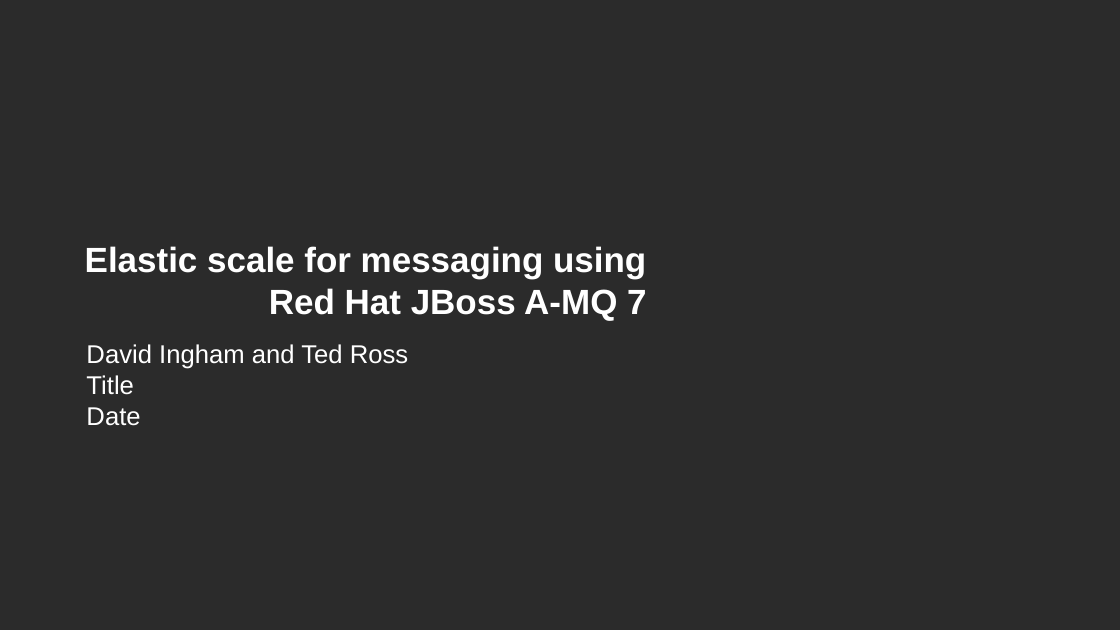
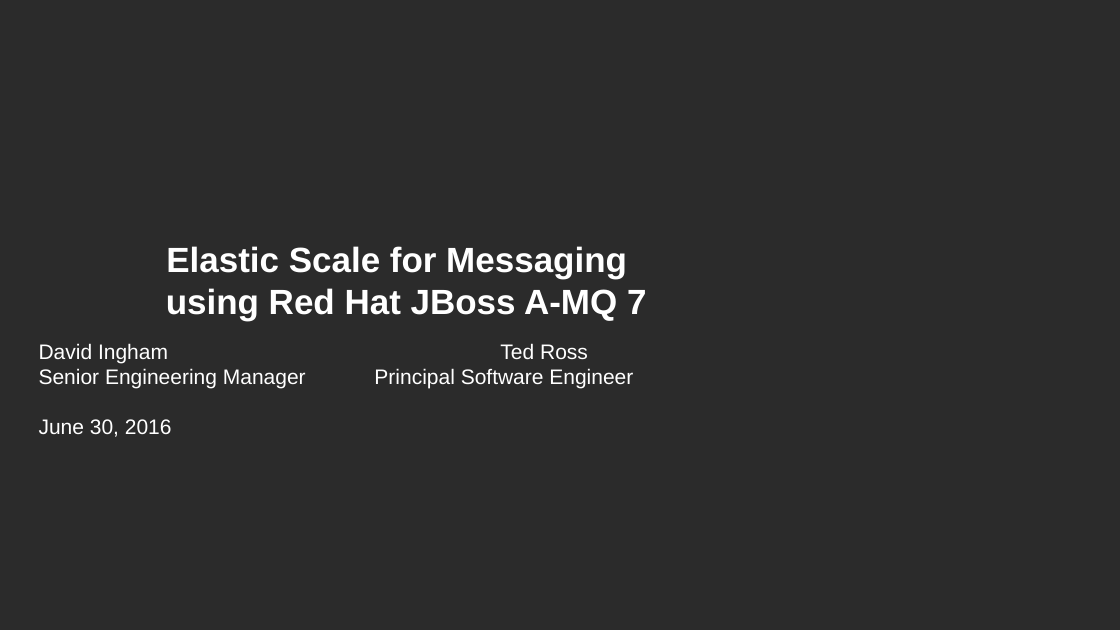
Before and after one commit to ted-ross/summit2016, a slide deck: slide 1 of slides/ElasticScale.odp. Drawn at 1120x630 pixels with LibreOffice and Linux fonts; fonts in the diff are those of the drawing; background and template pictures are left out; a plain dark background stands for a picture behind light text. Boxes give left, top, right and bottom in pixels: in the first picture for what was removed or moved away, otherwise in the second. Text is boxed around its words. In the diff, an @@ line names an element or a change of style, - is before the commit and + after.

Commit message:
Updated Slides

```diff
--- a/slides/ElasticScale.odp
+++ b/slides/ElasticScale.odp
@@ text at (166, 246, 646, 321): text changed @@
-Elastic scale for messaging using Red Hat JBoss A-MQ 7
+Elastic Scale for Messaging using Red Hat JBoss A-MQ 7
@@ text at (39, 343, 633, 388): text changed; size 44 to 36 pt @@
-David Ingham and Ted Ross
-Title
-Date
+David Ingham Ted Ross
+Senior Engineering Manager Principal Software Engineer
+June 30, 2016
```
Also in this commit, not shown: 7 other slides changed, 2 slides added, 1 slide removed.
